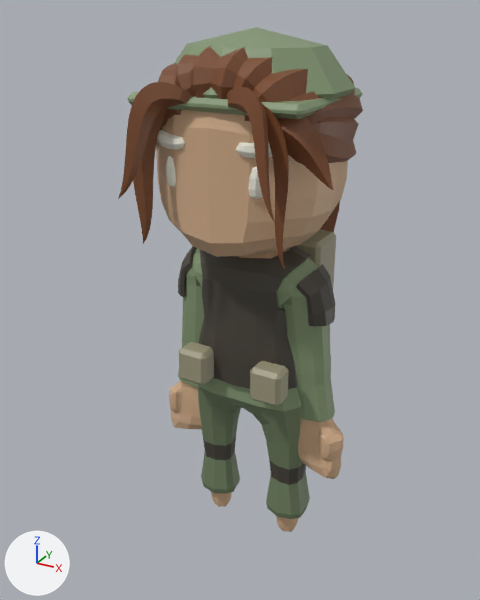
An edit to the FBX model Assets/Rebuild/Art/Recruits/Models/RecruitRifle.fbx, drawn before and after from the same camera.
Both versions are drawn from a 50 mm lens placed at (1.74, -3.33, 3.34), pointed at (-0.1, 0.02, 1.67). Every picture has the same lights, and +X, +Y and +Z are marked at lower left. The first picture is the older version. Where no turn or scale is listed for an object, it has been applied to the vertices. Vertices at exactly the same position are counted once.

In view in the first picture: 'Ammunition pouch', 'Ammunition pouch.001', 'Body', 'Field pack', 'Helmet brim', 'Steel helmet'.
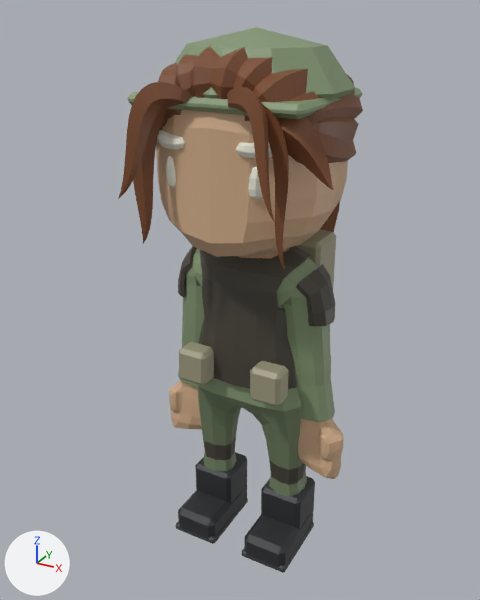
The change, as a diff of the scene's bpy script:
```diff
--- a/Assets/Rebuild/Art/Recruits/Models/RecruitRifle.fbx.py
+++ b/Assets/Rebuild/Art/Recruits/Models/RecruitRifle.fbx.py
@@ mat_recruit_bootsoles @@
+mat_recruit_bootsoles = principled_material('Recruit_BootSoles')
+mat_recruit_bootsoles.base_color = (0.045, 0.048, 0.05)  # dark grey #3c3e3f
@@ mat_recruit_combatboots @@
+mat_recruit_combatboots = principled_material('Recruit_CombatBoots')
+mat_recruit_combatboots.base_color = (0.025, 0.028, 0.03)  # dark grey #2c2f30
@@ me_cube_001 @@
 # used by ob_body; location = (0.0, 0.0, 0.0)
-me_cube_001.from_pydata(...)  # 3599 vertices, 3582 faces; spans x -0.65..0.65, y -0.66..0.76, z -0.02..3.19
+me_cube_001.from_pydata(...)  # 3743 vertices, 3738 faces; spans x -0.65..0.65, y -0.66..0.76, z -0.02..3.19
+# me_cube_001 part 1: a new loose piece of 24 vertices spanning x 0.12..0.41, y -0.11..0.18, z 0.0..0.38, in mat_recruit_combatboots (dark grey #2c2f30)
+# me_cube_001 part 2: a new loose piece of 24 vertices spanning x 0.11..0.41, y -0.35..0.13, z -0.02..0.17, in mat_recruit_combatboots (dark grey #2c2f30)
+# me_cube_001 part 3: a new loose piece of 24 vertices spanning x 0.1..0.42, y -0.35..0.15, z -0.02..0.03, in mat_recruit_bootsoles (dark grey #3c3e3f)
+# me_cube_001 part 4: a new loose piece of 24 vertices spanning x -0.41..-0.12, y -0.11..0.18, z 0.0..0.38, in mat_recruit_combatboots (dark grey #2c2f30)
+# me_cube_001 part 5: a new loose piece of 24 vertices spanning x -0.41..-0.11, y -0.35..0.13, z -0.02..0.17, in mat_recruit_combatboots (dark grey #2c2f30)
+# me_cube_001 part 6: a new loose piece of 24 vertices spanning x -0.42..-0.1, y -0.35..0.15, z -0.02..0.03, in mat_recruit_bootsoles (dark grey #3c3e3f)
+# me_cube_001 part 7: 64 faces spanning x -0.35..0.35, y -0.04..0.12, z -0.02..0.17 switch from mat_recruit_rifle_skin (beige #d4af8b) to mat_recruit_leather (dark grey #48443a)
+# me_cube_001 part 8: 48 faces spanning x -0.4..0.4, y -0.11..0.18, z 0.17..0.24 switch from mat_recruit_rifle_trousers (greyish green #708061) to mat_recruit_leather (dark grey #48443a)
 me_cube_001.materials.append(mat_recruit_rifle_uniform)
@@ me_cube_001 @@
 me_cube_001.materials.append(mat_recruit_rifle_hair)
+me_cube_001.materials.append(mat_recruit_combatboots)  # dark grey #2c2f30
+me_cube_001.materials.append(mat_recruit_bootsoles)  # dark grey #3c3e3f
```

Boxes [x1, y1, x2, y2] around the edits, measured in the pictures (480 x 600 px):
'Body', reshaped (8% taller)
    before: [118, 45, 363, 532]
    after: [118, 45, 363, 573]
part 1 of me_cube_001, added
    after: [261, 476, 315, 530]
part 2 of me_cube_001, added
    after: [245, 513, 311, 567]
part 3 of me_cube_001, added
    after: [242, 521, 314, 573]
part 4 of me_cube_001, added
    after: [195, 452, 247, 504]
part 5 of me_cube_001, added
    after: [178, 489, 244, 539]
part 6 of me_cube_001, added
    after: [176, 497, 248, 544]
part 7 of me_cube_001, recoloured
    before: [211, 491, 299, 532]
part 8 of me_cube_001, recoloured
    before: [203, 479, 309, 519]
